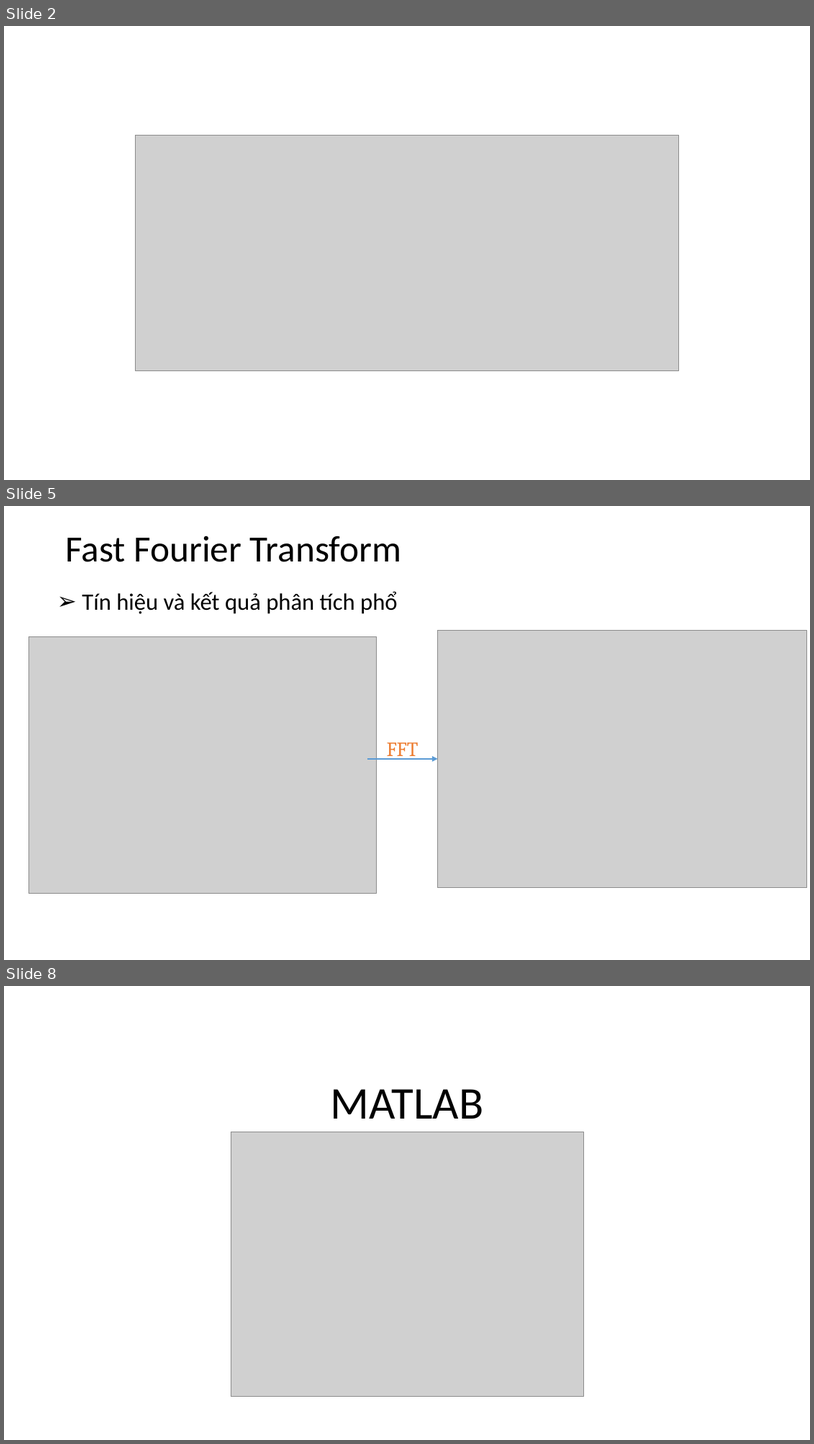
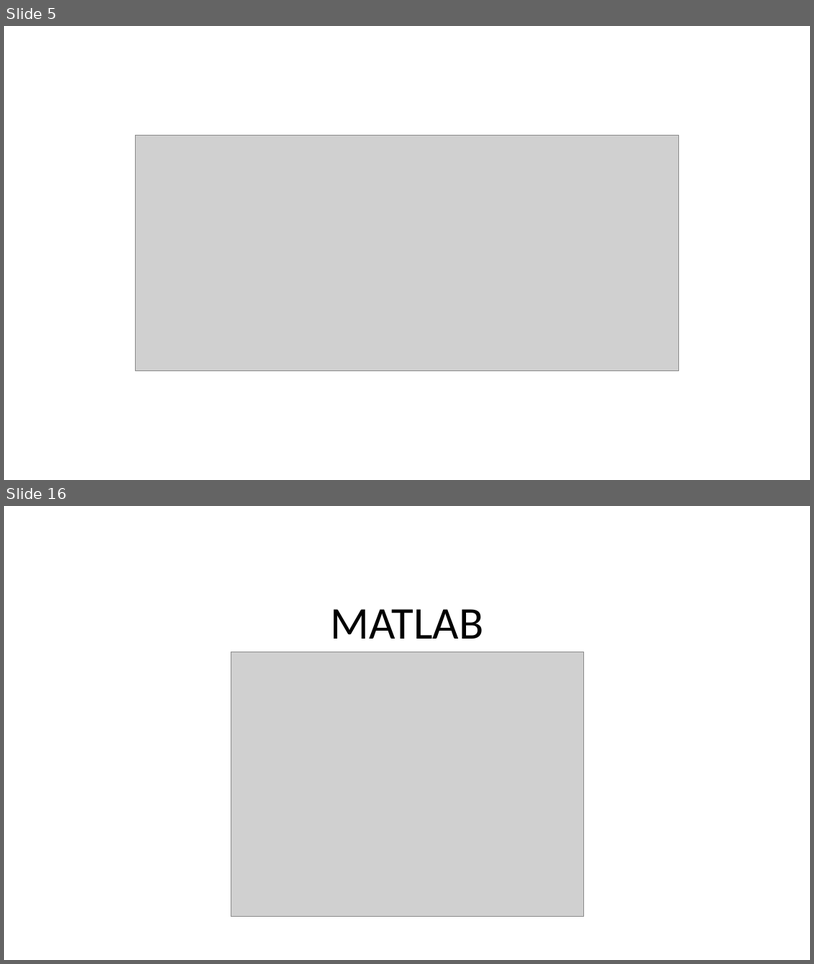
Before and after one commit to Sunfl4wer/Signal-and-Spectrum, a slide deck: Signal_and_Spectrum.pptx. Shown one above the other, each under a label of ours: slides 2, 5 and 8 before the commit, slides 5 and 16 after it; the slides between them are not shown. The pictures are 814x1444 and 814x964 pixels, drawn with LibreOffice and Linux fonts; fonts in the diff are those of the drawing; grey boxes stand for pictures. Boxes give left, top, right and bottom in pixels: in the first picture for what was removed or moved away, otherwise in the second. Text is boxed around its words. In the diff, an @@ line names an element or a change of style, - is before the commit and + after.

```diff
--- a/Signal_and_Spectrum.pptx
+++ b/Signal_and_Spectrum.pptx
@@ slide 5 removed at [4, 506, 810, 960], background #FFFFFF @@
@@ title removed at [65, 536, 401, 562] @@
-Fast Fourier Transform
@@ text removed at [82, 591, 397, 614] @@
-➢ Tín hiệu và kết quả phân tích phổ
@@ group removed at [28, 631, 808, 893]: 2 pictures, 1 arrow, 1 text @@
-FFT
@@ what was slide 2 is now slide 5 @@
@@ what was slide 8 is now slide 16 @@
```
Also in this commit, not shown: 7 slides changed, 37 slides added, 5 other slides removed.
